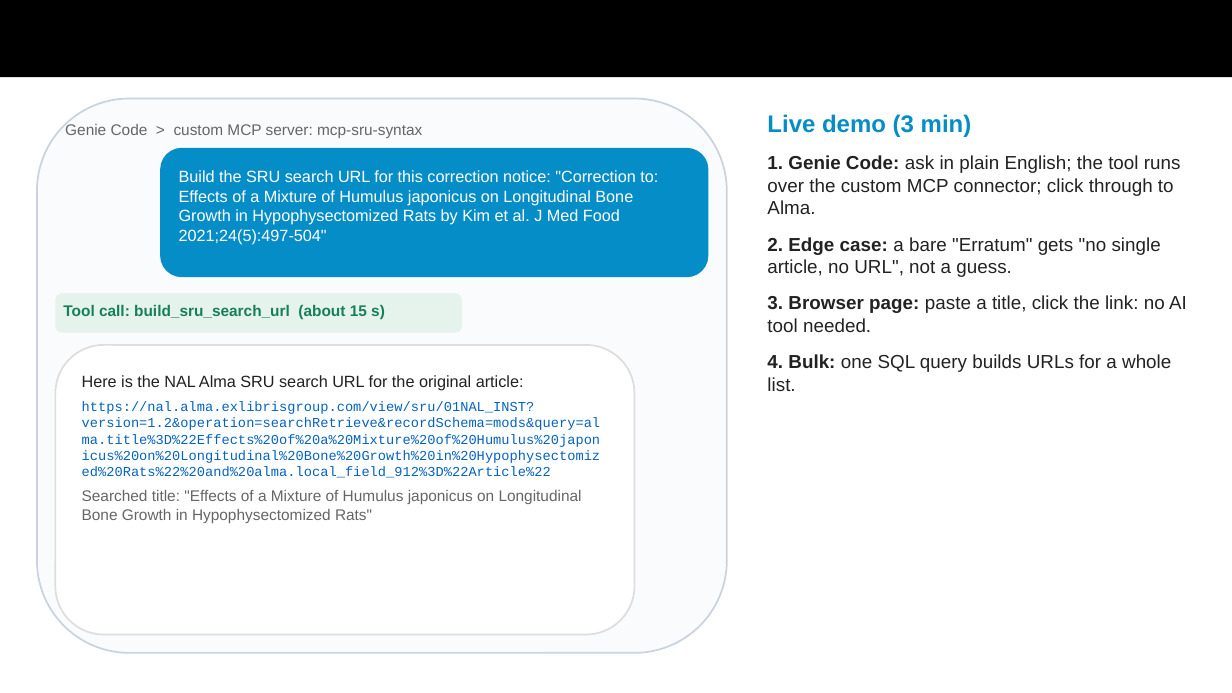
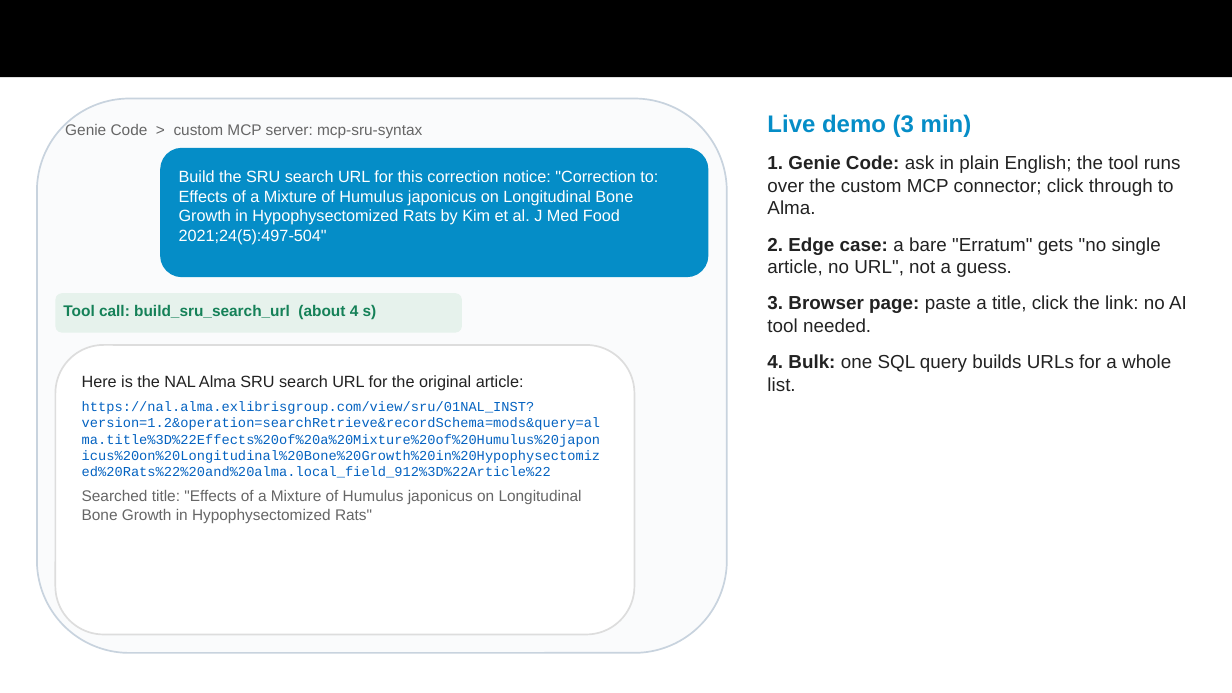
Before and after one commit to AmandaZXu-USDA/NAL, a slide deck: slide 8 of submission/GSA-MCP-Hackathon-mcp-sru-syntax.pptx. Drawn at 1232x693 pixels with LibreOffice and Linux fonts; fonts in the diff are those of the drawing. Boxes give left, top, right and bottom in pixels: in the first picture for what was removed or moved away, otherwise in the second. Text is boxed around its words. In the diff, an @@ line names an element or a change of style, - is before the commit and + after.

```diff
--- a/submission/GSA-MCP-Hackathon-mcp-sru-syntax.pptx
+++ b/submission/GSA-MCP-Hackathon-mcp-sru-syntax.pptx
@@ text in rounded rectangle at <box>63,305,377,320</box>: text changed @@
-Tool call: build_sru_search_url (about 15 s)
+Tool call: build_sru_search_url (about 4 s)
```
Also in this commit, not shown: 2 other slides changed, 3 other files.
